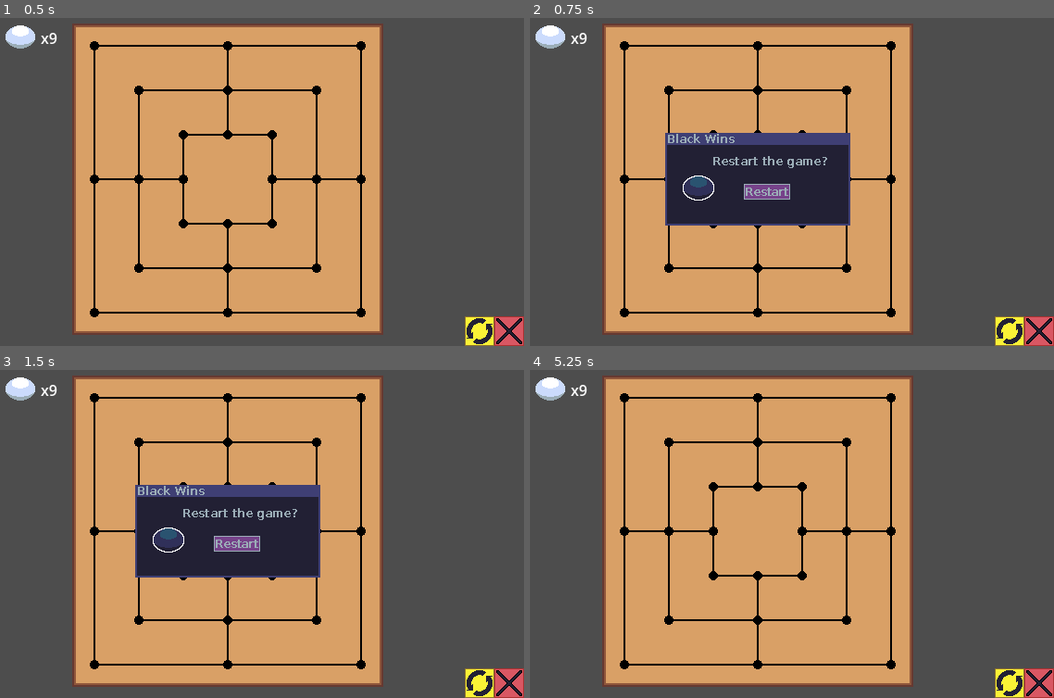
Above: before the commit, frames 1-4 (two rows, left to right).
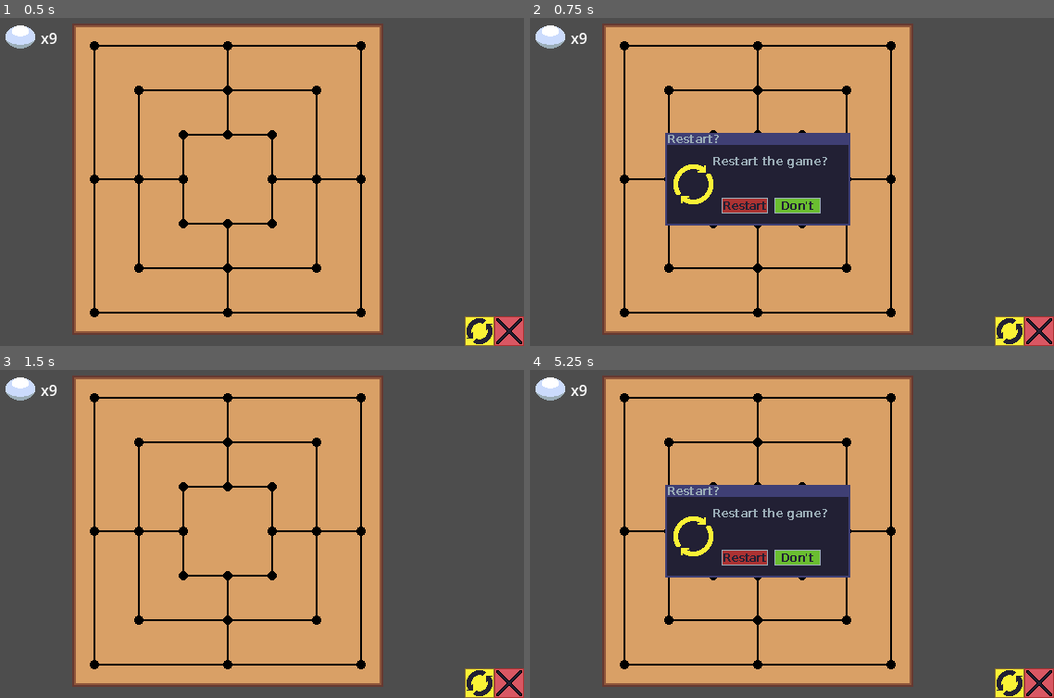
Above: after the commit, the same moments.

Repository: seamuskills/Mens-morris
Game: Godot game, scene res://main.tscn
The game is run twice, just before and just after one commit, with the same random seed, the same clock (stepped at 60 frames per second) and the same inputs.
Inputs (mouse positions are in pixels of both pictures, inside the frame that each line leads up to):
- Up to frame 1 (0.5 s): no input
- Up to frame 2 (0.75 s): click (1012, 329) at 0.5 s
- Up to frame 3 (1.5 s): click (267, 556) at 1.27 s
- Up to frame 4 (5.25 s): click (1012, 681) at 2 s; click (1012, 681) at 2.75 s; click (765, 543) at 3.52 s; click (765, 543) at 4.27 s; click (765, 543) at 5.02 s

Frame 1 is identical in both runs. In frame 2, 1.8% of the frame differs, in the area x 26-56%, y 35-60%; in frame 3, 10%, in the area x 25-62%, y 35-64%; in frame 4, 10%.

Commit message:
in theory fixed potential softlock

Diff:
--- a/board.gd
+++ b/board.gd
@@ -11,6 +11,7 @@
 var turn : bool = true #same as boardPositions
 var moving = null #position of piece being moved
 var removing = false #removing something because the player made a mill?
+var millsOnly = [false, false]
 var reserve = [9, 9]
 var placed = [0, 0]
 
@@ -101,7 +102,7 @@
 
 func on_piece_select(position: int) -> void:
 	if removing:
-		if boardPositions[position] == not turn and not checkMillOnPos(position):
+		if boardPositions[position] == not turn and (not checkMillOnPos(position) or millsOnly[int(not turn)]):
 			boardPositions[position] = null
 			placed[int(not turn)] -= 1
 			removing = false
@@ -135,3 +136,10 @@
 				print("MILL")
 				removing = true
 	updateSprites()
+
+	millsOnly = [true, true]
+	for pos in range(24):
+		if boardPositions[pos] == false and not checkMillOnPos(pos):
+			millsOnly[0] = false
+		elif boardPositions[pos] == true and not checkMillOnPos(pos):
+			millsOnly[1] = false
--- a/restart_window.tscn
+++ b/restart_window.tscn
@@ -1,8 +1,9 @@
-[gd_scene load_steps=5 format=3 uid="uid://nibdaymg4ct7"]
+[gd_scene load_steps=6 format=3 uid="uid://nibdaymg4ct7"]
 
 [ext_resource type="Script" path="res://restart_window.gd" id="1_1afi8"]
-[ext_resource type="Texture2D" uid="uid://dmnyrhe6ypsxr" path="res://sprites/win_dialogue/blackWins.png" id="2_fuwwk"]
-[ext_resource type="Texture2D" uid="uid://reb7ktmgp1r4" path="res://sprites/win_dialogue/restart.png" id="3_wtv2o"]
+[ext_resource type="Texture2D" uid="uid://dcp4xbqyyyiuv" path="res://sprites/restart_dialogue/base.png" id="2_5a1iw"]
+[ext_resource type="Texture2D" uid="uid://cjypm5d5sbahg" path="res://sprites/restart_dialogue/restart.png" id="3_clfho"]
+[ext_resource type="Texture2D" uid="uid://bbn0qv4xxswud" path="res://sprites/restart_dialogue/dont.png" id="4_3lg1d"]
 
 [sub_resource type="StyleBoxEmpty" id="StyleBoxEmpty_08ti5"]
 
@@ -22,16 +23,27 @@
 
 [node name="Base" type="Sprite2D" parent="."]
 position = Vector2(100, 50)
-texture = ExtResource("2_fuwwk")
+texture = ExtResource("2_5a1iw")
 
 [node name="restart" type="Button" parent="."]
 layout_mode = 0
-offset_left = 81.0
-offset_top = 51.0
-offset_right = 139.0
-offset_bottom = 76.0
+offset_left = 57.0
+offset_top = 66.0
+offset_right = 115.0
+offset_bottom = 91.0
 theme_override_styles/focus = SubResource("StyleBoxEmpty_08ti5")
-icon = ExtResource("3_wtv2o")
+icon = ExtResource("3_clfho")
+flat = true
+
+[node name="dont" type="Button" parent="."]
+layout_mode = 0
+offset_left = 114.0
+offset_top = 66.0
+offset_right = 172.0
+offset_bottom = 91.0
+theme_override_styles/focus = SubResource("StyleBoxEmpty_08ti5")
+icon = ExtResource("4_3lg1d")
 flat = true
 
 [connection signal="pressed" from="restart" to="." method="_on_restart_pressed"]
+[connection signal="pressed" from="dont" to="." method="_on_dont_pressed"]
